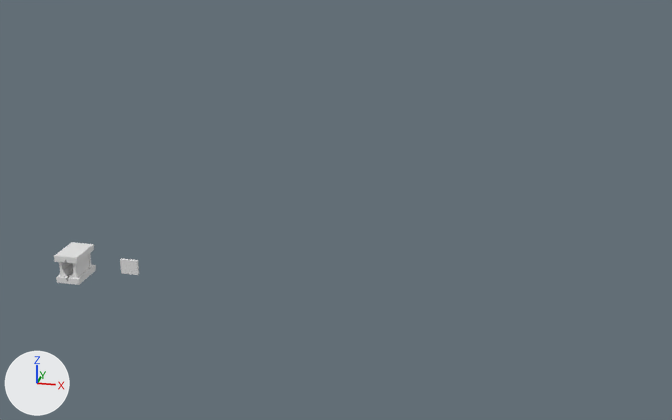
Two versions of the Blender file blender/batchrocket/mould.blend, one commit apart.
One viewpoint serves both versions: a 50 mm camera at (7.57, -12.63, 6.41) aimed at (3.46, 5.15, -0.36). Arrows for +X, +Y and +Z are at lower left; the lights stay in place.
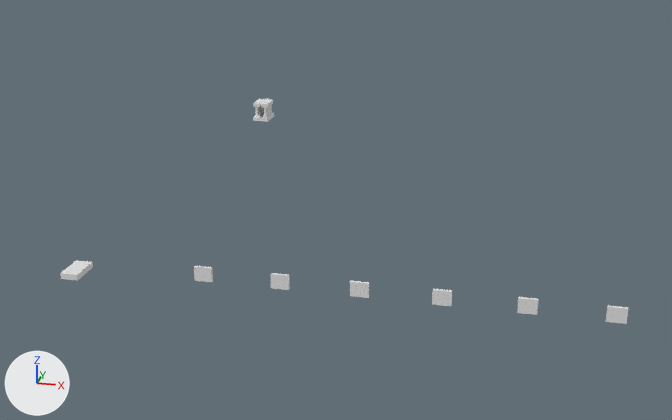
Location of each change, [x1, y1, x2, y2] in pixels of the pictures (672 x 420 px):
'Cube.005', moved, rescaled (49% narrower, 57% shorter)
    before: [54, 242, 94, 264]
    after: [253, 99, 273, 108]
'Cube.004', moved, rescaled (70% wider, 22% taller)
    before: [120, 258, 139, 275]
    after: [60, 260, 93, 281]
'Cube.001', moved
    before: [56, 265, 96, 285]
    after: [253, 113, 274, 122]
'Cube.011', added
    after: [606, 305, 628, 324]
'Cube.010', added
    after: [517, 297, 539, 315]
'Cube.009', added
    after: [432, 289, 452, 306]
'Cube.002', moved
    before: [71, 254, 90, 278]
    after: [263, 105, 271, 118]
'Cube.008', added
    after: [350, 281, 369, 298]
'Cube.007', added
    after: [270, 273, 290, 290]
'Cube.006', added
    after: [194, 266, 213, 282]
'Cube', moved
    before: [59, 261, 73, 277]
    after: [255, 105, 264, 117]

What changed in the scene script:
```text
Change ob_cube:
    ob_cube.location: (0.0, 0.0, 0.0) -> (0.0, 10.56, 0.0)
Change ob_cube_001:
    ob_cube_001.location: (-0.05, -0.05, -0.05) -> (-0.05, 10.51, -0.05)
Change ob_cube_003:
    ob_cube_003.location: (0.0, 0.45, 0.0) -> (0.0, 11.0, 0.0)
Change ob_cube_004:
    ob_cube_004.location: (0.87, 0.43, 0.0) -> (0.0, 0.0, 0.0)
    ob_cube_004.scale: (0.15, 0.025, 0.125) -> (0.15, 0.275, 0.05)
Change ob_cube_002:
    ob_cube_002.location: (0.3, 0.44, 0.0) -> (0.3, 11.0, 0.0)
Change ob_cube_005:
    ob_cube_005.location: (0.35, -0.05, 0.43) -> (0.35, 10.55, 0.43)
    ob_cube_005.scale: (0.2, 0.3, 0.05) -> (0.2, 0.25, 0.05)
Add ob_cube_011:
    ob_cube_011 = bpy.data.objects.new('Cube.011', me_cube_004.copy())  # the mesh of ob_cube_004
    ob_cube_011.location = (8.68, 0.43, 0.0)
    ob_cube_011.scale = (0.15, 0.025, 0.125)
Add ob_cube_010:
    ob_cube_010 = bpy.data.objects.new('Cube.010', me_cube_004.copy())  # the mesh of ob_cube_004
    ob_cube_010.location = (7.38, 0.43, 0.0)
    ob_cube_010.scale = (0.15, 0.025, 0.125)
Add ob_cube_009:
    ob_cube_009 = bpy.data.objects.new('Cube.009', me_cube_004.copy())  # the mesh of ob_cube_004
    ob_cube_009.location = (6.08, 0.43, 0.0)
    ob_cube_009.scale = (0.15, 0.025, 0.125)
Add ob_cube_008:
    ob_cube_008 = bpy.data.objects.new('Cube.008', me_cube_004.copy())  # the mesh of ob_cube_004
    ob_cube_008.location = (4.77, 0.43, 0.0)
    ob_cube_008.scale = (0.15, 0.025, 0.125)
Add ob_cube_007:
    ob_cube_007 = bpy.data.objects.new('Cube.007', me_cube_004.copy())  # the mesh of ob_cube_004
    ob_cube_007.location = (3.47, 0.43, 0.0)
    ob_cube_007.scale = (0.15, 0.025, 0.125)
Add ob_cube_006:
    ob_cube_006 = bpy.data.objects.new('Cube.006', me_cube_004.copy())  # the mesh of ob_cube_004
    ob_cube_006.location = (2.17, 0.43, 0.0)
    ob_cube_006.scale = (0.15, 0.025, 0.125)
```
